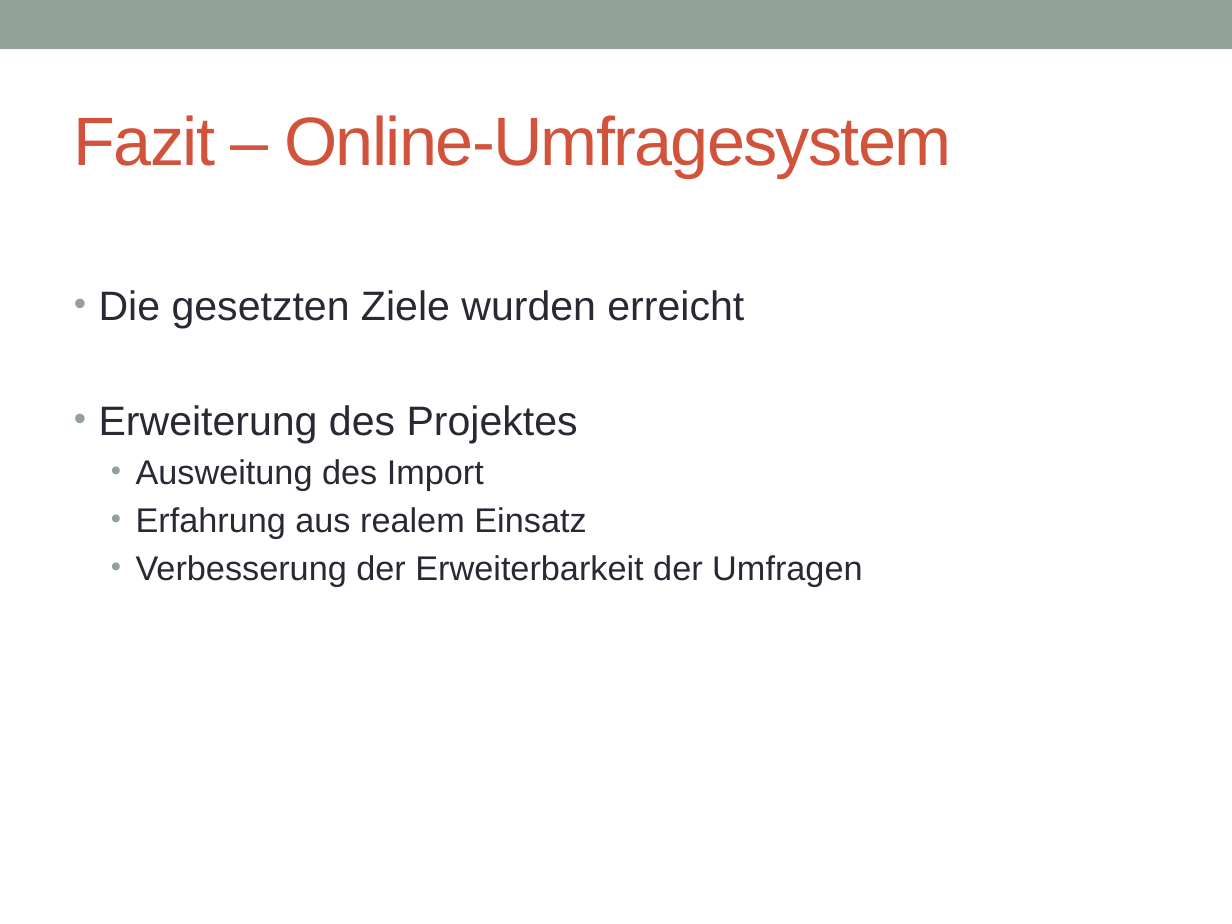
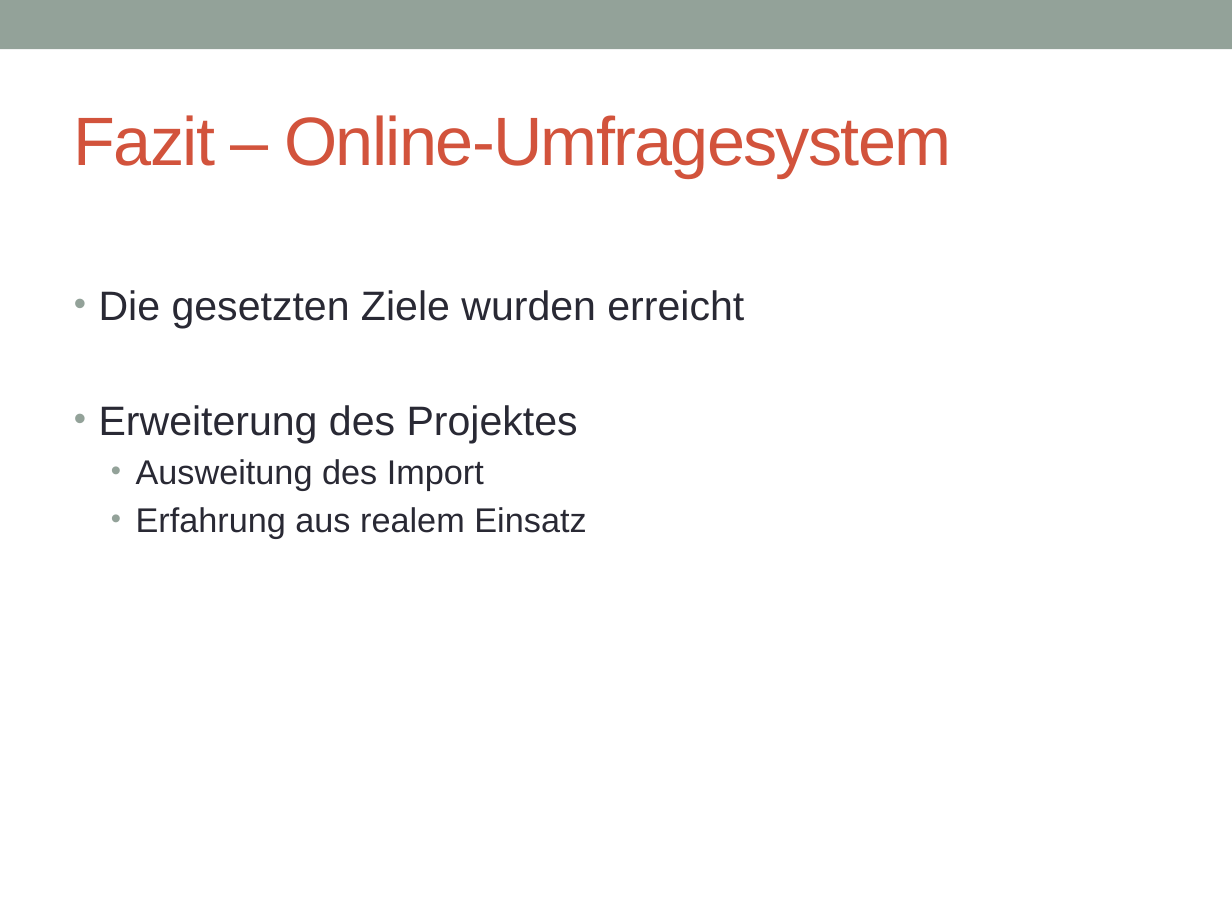
Before and after one commit to dhoppenkamps/OnlineUmfrage, a slide deck: slide 15 of Dokumentation/online-umfrage-päsi.pptx. Drawn at 1232x924 pixels with LibreOffice and Linux fonts; fonts in the diff are those of the drawing. Boxes give left, top, right and bottom in pixels: in the first picture for what was removed or moved away, otherwise in the second. Text is boxed around its words. In the diff, an @@ line names an element or a change of style, - is before the commit and + after.

Commit message:
präsi fix

```diff
--- a/Dokumentation/online-umfrage-päsi.pptx
+++ b/Dokumentation/online-umfrage-päsi.pptx
@@ text at [136, 555, 862, 586]: paragraph removed @@
-  • Verbesserung der Erweiterbarkeit der Umfragen
```
